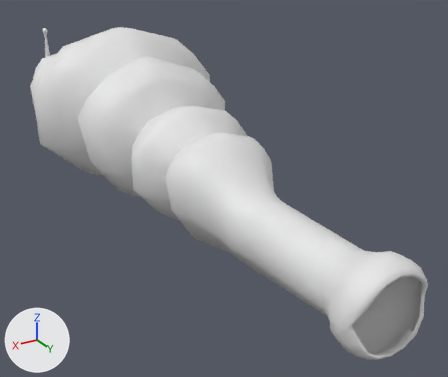
The FBX model 0_Final Exports/QuasoSnakePlaceholders/SK_QuasoSnake.fbx: old version first, new version second.
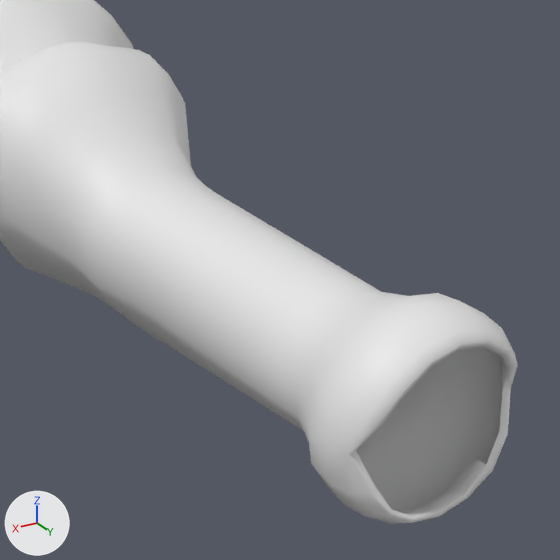
There are two pictures of each version: one whole from a 50 mm camera at (0.696, 1.596, 0.691) aimed at (-0.136, 0.21, -0.002), one close up on the part from 41% to 100% of the width and 30% to 100% of the height. Arrows for +X, +Y and +Z are at lower left; the lights stay in place.

Script lines for the objects in view, before the commit:
```python
me_low1_002 = bpy.data.meshes.new('low1.002')
me_low1_002.from_pydata(...)  # 1240 vertices, 1241 faces; spans x -0.28..0.28, y -0.97..0.99, z -0.02..0.41
me_low1_002.materials.append(mat_snake)  # its picture is missing
ob_snake_body = bpy.data.objects.new('snake_body', me_low1_002)
ob_snake_body.location = (0.0, 0.0, 0.0)
```
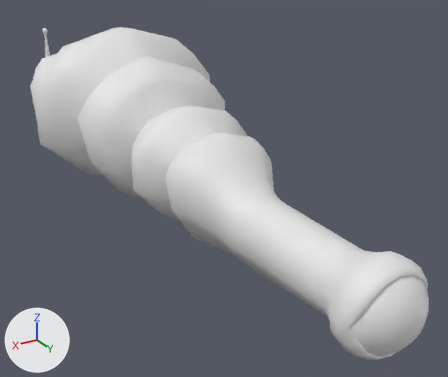
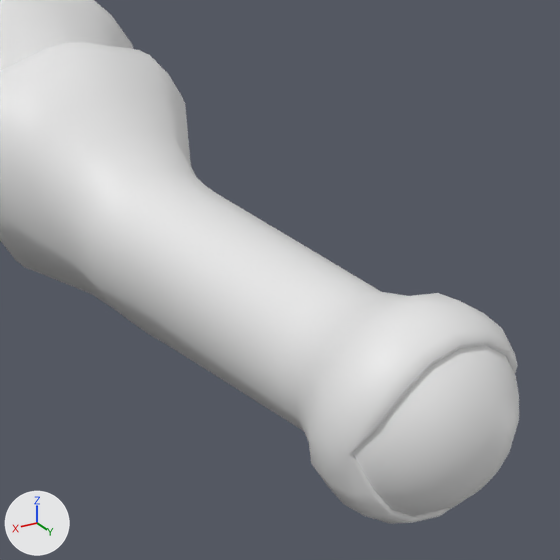
Boxes [x1, y1, x2, y2] around the edits, measured in the close-ups (560 x 560 px):
'snake_body.001', added: after [352, 345, 519, 516]

What the commit changed:
Mesh me_low1_003 is new.
It has 182 vertices, 199 faces and spans x -0.091..0.084, y 0.876..1.031, z -0.007..0.168.
It uses material mat_snake (its picture is missing).
Object 'snake_body.001' (ob_snake_body_001) is new; it shows me_low1_003.
Its location is (0.0, 0.0, 0.0).
